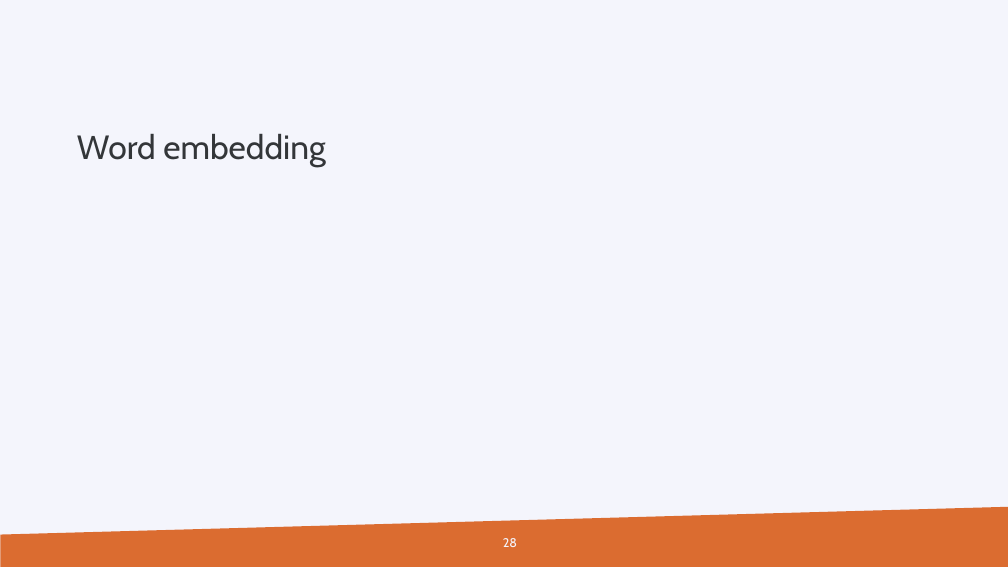
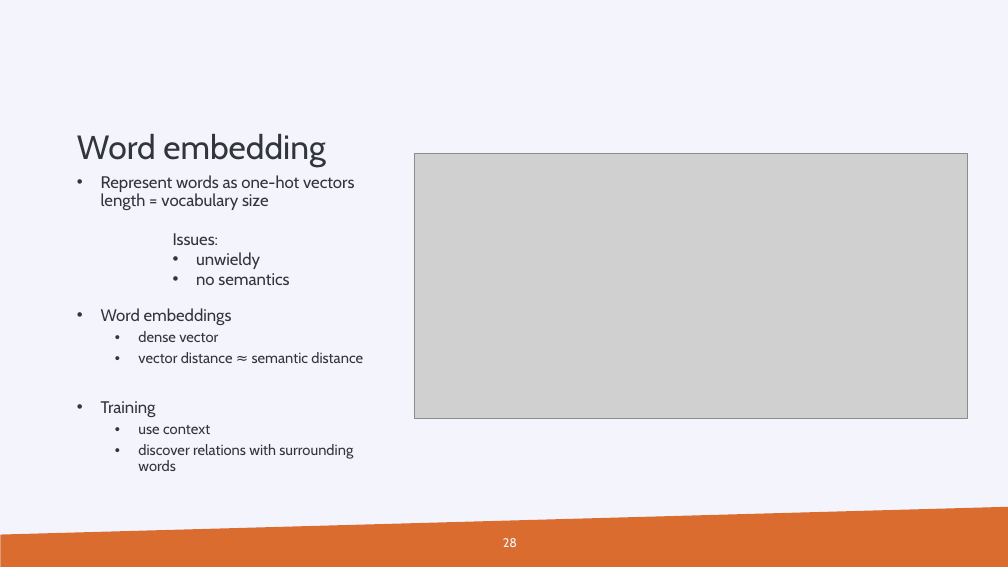
Before and after one commit to gjbex/PRACE_ML, a slide deck: slide 28 of prace_days_ml_2019.pptx. Drawn at 1008x567 pixels with LibreOffice and Linux fonts; fonts in the diff are those of the drawing; grey boxes stand for pictures; background and template pictures are left out. Boxes give left, top, right and bottom in pixels: in the first picture for what was removed or moved away, otherwise in the second. Text is boxed around its words. In the diff, an @@ line names an element or a change of style, - is before the commit and + after.

Commit message:
Add word embedding slide

```diff
--- a/prace_days_ml_2019.pptx
+++ b/prace_days_ml_2019.pptx
@@ text added at box(101, 175, 363, 471), 14 pt, text #333639 @@
+• Represent words as one-hot vectors
+  length = vocabulary size
+• Word embeddings
+  • dense vector
+  • vector distance ≈ semantic distance
+• Training
+  • use context
+  • discover relations with surrounding words
@@ picture added at box(414, 154, 967, 419) @@
@@ text added at box(173, 233, 289, 285), 16 pt, text #333639 @@
+Issues:
+• unwieldy
+• no semantics
```
